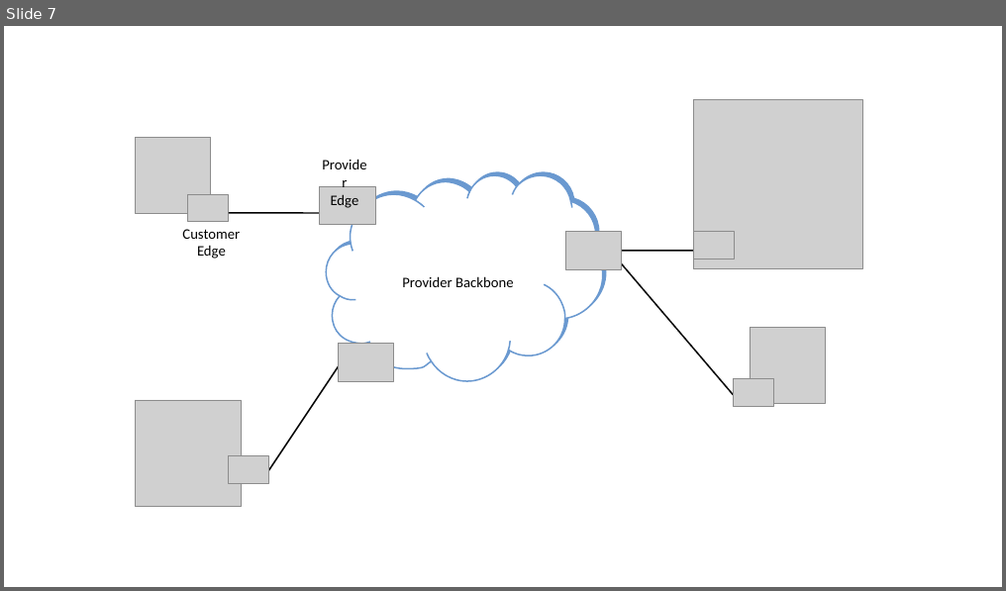
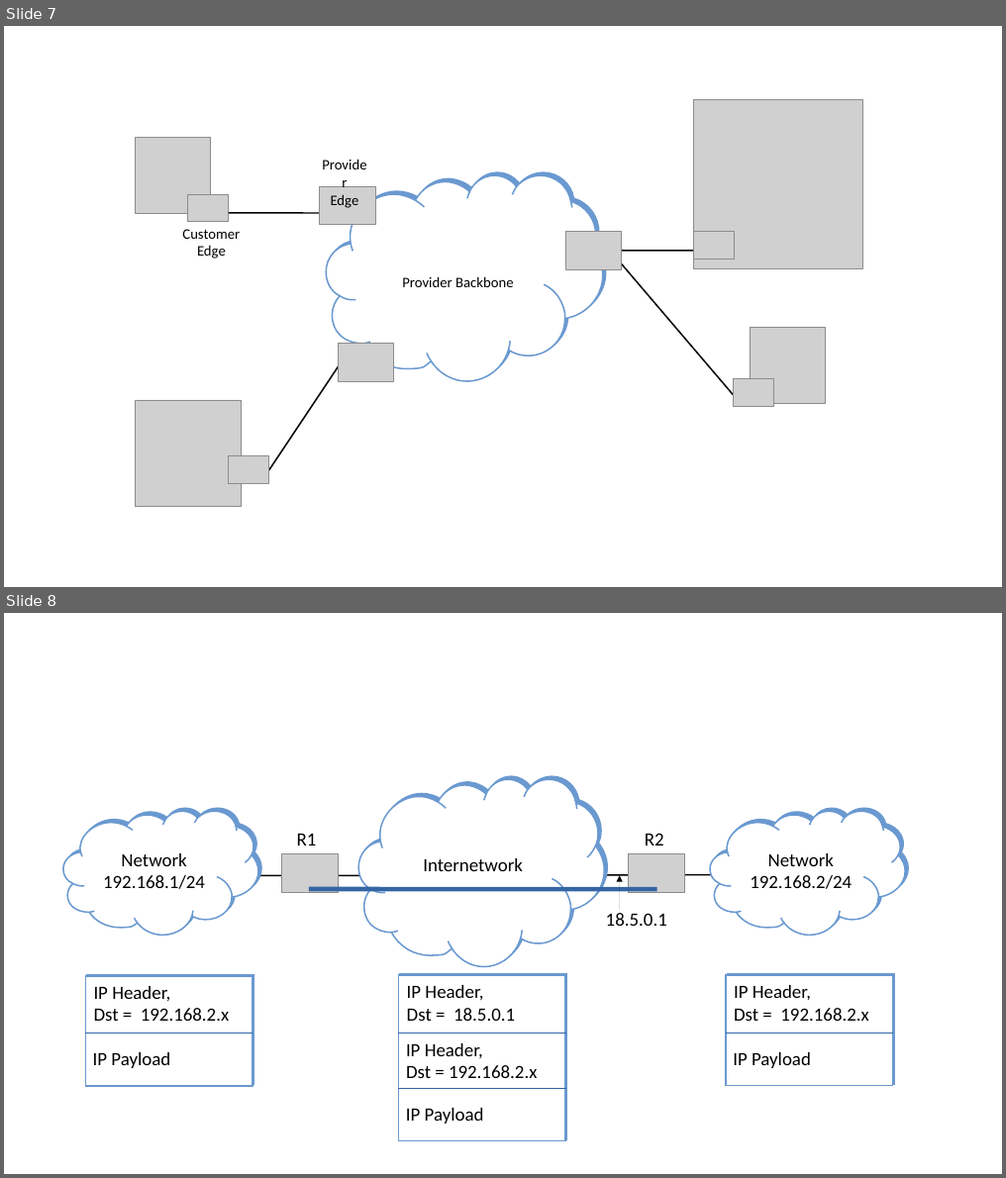
Before and after one commit to SystemsApproach/7E, a slide deck: virtual/figures/virtual.odp. Shown one above the other, each under a label of ours: slide 7 before the commit, slides 7 and 8 after it. The pictures are 1006x591 and 1006x1178 pixels, drawn with LibreOffice and Linux fonts; fonts in the diff are those of the drawing; grey boxes stand for pictures. Boxes give left, top, right and bottom in pixels: in the first picture for what was removed or moved away, otherwise in the second. Text is boxed around its words. In the diff, an @@ line names an element or a change of style, - is before the commit and + after.

```diff
--- a/virtual/figures/virtual.odp
+++ b/virtual/figures/virtual.odp
@@ slide 8 added at (4,613,1002,1174), background #FFFFFF @@
@@ freeform shape added at (358,779,604,966), fill #FFFFFF, outline #6A99D0 1.45 pt, 18 pt, text #000000 @@
+Internetwork
@@ freeform shape added at (63,811,258,936), fill #FFFFFF, outline #6A99D0 1.45 pt, 18 pt, text #000000 @@
+Network
+192.168.1/24
@@ freeform shape added at (710,811,905,936), fill #FFFFFF, outline #6A99D0 1.45 pt, 18 pt, text #000000 @@
+Network
+192.168.2/24
@@ text added at (297,833,317,846), 18 pt, text #000000 @@
+R1
@@ text added at (645,833,664,846), 18 pt, text #000000 @@
+R2
@@ line added from (258, 875) to (731, 875), #000000 1.45 pt @@
@@ picture added at (282,854,338,892) @@
@@ arrow added from (620, 909) to (620, 875), #000000 0 pt @@
@@ picture added at (629,854,684,892) @@
@@ line added from (309, 889) to (657, 889), #3465A4 4.31 pt @@
@@ text added at (606,913,667,926), 18 pt, text #000000 @@
+18.5.0.1
@@ rectangle added at (85,976,252,1086), fill #FFFFFF, outline #6A99D0 1.45 pt, 18 pt, text #000000 @@
+IP Header,
+Dst = 192.168.2.x
@@ rectangle added at (399,975,565,1142), fill #FFFFFF, outline #6A99D0 1.45 pt, 18 pt, text #000000 @@
+IP Header,
+Dst = 18.5.0.1
@@ rectangle added at (726,975,893,1085), fill #FFFFFF, outline #6A99D0 1.45 pt, 18 pt, text #000000 @@
+IP Header,
+Dst = 192.168.2.x
@@ line added from (85, 1034) to (252, 1034), #3465A4 0 pt @@
@@ text added at (93,1053,170,1068), 18 pt, text #000000 @@
+IP Payload
@@ line added from (399, 1033) to (565, 1033), #3465A4 0 pt @@
@@ text added at (406,1044,537,1078), 18 pt, text #000000 @@
+IP Header,
+Dst = 192.168.2.x
@@ line added from (726, 1033) to (893, 1033), #3465A4 0 pt @@
@@ text added at (733,1053,811,1068), 18 pt, text #000000 @@
+IP Payload
@@ line added from (399, 1089) to (565, 1089), #3465A4 0 pt @@
@@ text added at (406,1108,484,1124), 18 pt, text #000000 @@
+IP Payload
```
Also in this commit, not shown: 2 other files.
